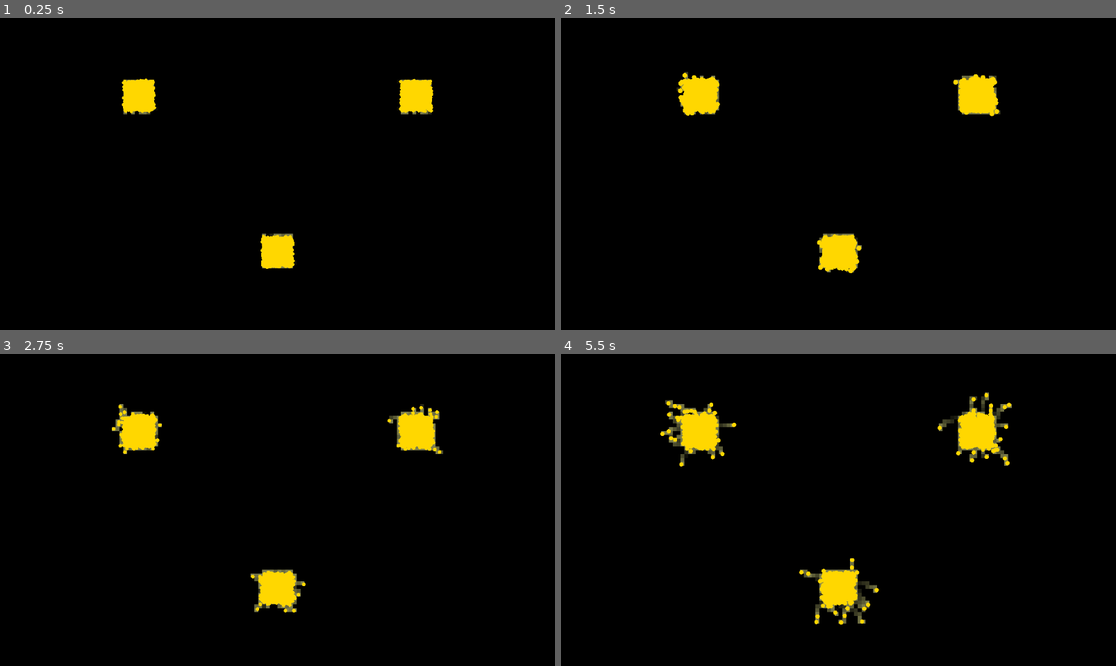
Above: before the commit, frames 1-4 (two rows, left to right).
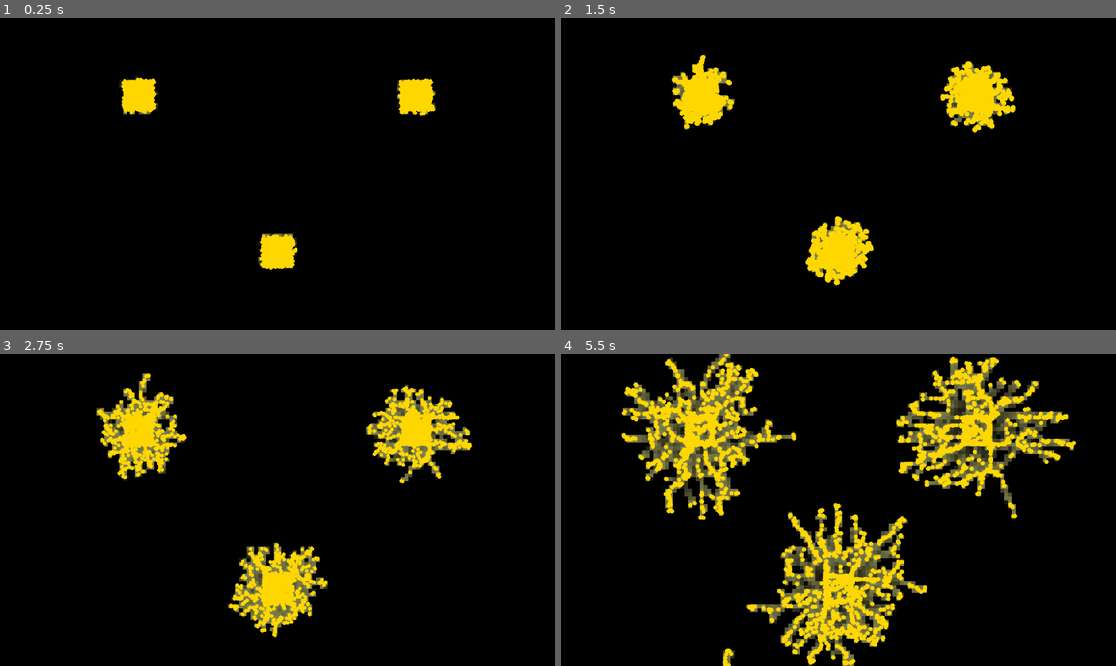
Above: after the commit, the same moments.

Repository: RocketKiers/Slime-mold-algorithm-visualization
Game: Godot game, scene res://main_world.tscn
Same seed, same stepped clock (60 frames per second), same inputs: the game is played once before the commit and once after it.
Inputs:
- Up to frame 1 (0.25 s): no input
- Up to frame 2 (1.5 s): no input
- Up to frame 3 (2.75 s): no input
- Up to frame 4 (5.5 s): no input

The runs differ from the first frame. In frame 1, 0.3% of the frame differs, in the area x 21-79%, y 18-81%; in frame 2, 3.2%; in frame 3, 7.2%; in frame 4, 20%, in the area x 10-93%, y 0-100%.

Commit message:
added that the speed of agents increases when in a populated area, also added the option for food, function currently commented out

Diff:
--- a/scripts/main.gd
+++ b/scripts/main.gd
@@ -5,6 +5,7 @@
 var map_height: int
 var trail_map: Array # A 2d map array to hold pheremone values, recieves the same resolution as the map
 var agent_map: Array # A 2d map array to track agent density in each cell
+var food_sources: Array[Vector2] = [Vector2(100,100), Vector2(400, 300)]
 
 
 
@@ -116,6 +117,17 @@
 
 	for i in SIMULATION_STEPS_PER_FRAME:
 		_move_agents(sub_delta) #move agents basesd on the assigned timestep
+
+	#_apply_food()
+
+func _apply_food():
+	for source in food_sources:
+		var map_pos = _world_to_map(source)
+		for x in range(-1,2):
+			for y in range(-1,2):
+				var fx = clamp(int(map_pos.x) + x, 0, map_width - 1)
+				var fy = clamp(int(map_pos.y) + y, 0, map_height - 1)
+				trail_map[fx][fy] = 15.0 # Higher than your 10.0 deposit limit
 
 # The core logic for agent movement and steering
 func _move_agents(delta: float):
@@ -180,24 +192,23 @@
 		var new_y = int(new_map_coords.y)
 
 		if agent_map[new_x][new_y] < MAX_OCCUPANCY:
-			#cell is NOT full
-			#decerement count in old cell
+			# --- NORMAL BEHAVIOR ---
+			# Reset to base speed since we found a valid spot
+			agent.speed = AGENT_SPEED
+
 			agent_map[old_x][old_y] -= 1
-
-			#update agent position
 			agent.position = potential_position
-
-			#increment count in new cell
 			agent_map[new_x][new_y] += 1
 		else:
-			#cell IS full: stop moving and apply a large turn
-			agent.direction += randf_range(-PI, PI)
-
-		# positie updated
-		#agent.position += velocity * delta
-		# teleporteer naar de andere edge (Wrap-around boundary)
-		#agent.position.x = wrapf(agent.position.x, 0.0, screen_size.x)
-		#agent.position.y = wrapf(agent.position.y, 0.0, screen_size.y)
+			# --- CROWDING ESCAPE BEHAVIOR ---
+			# 1. Boost speed to force the agent through the crowd
+			agent.speed = AGENT_SPEED * 4.0
+
+			# 2. Allow them to move anyway (ignoring occupancy briefly)
+			# or they will just vibrate in place.
+			agent_map[old_x][old_y] -= 1
+			agent.position = potential_position
+			agent_map[new_x][new_y] += 1
 
 # agents tekenen
 func _draw():
